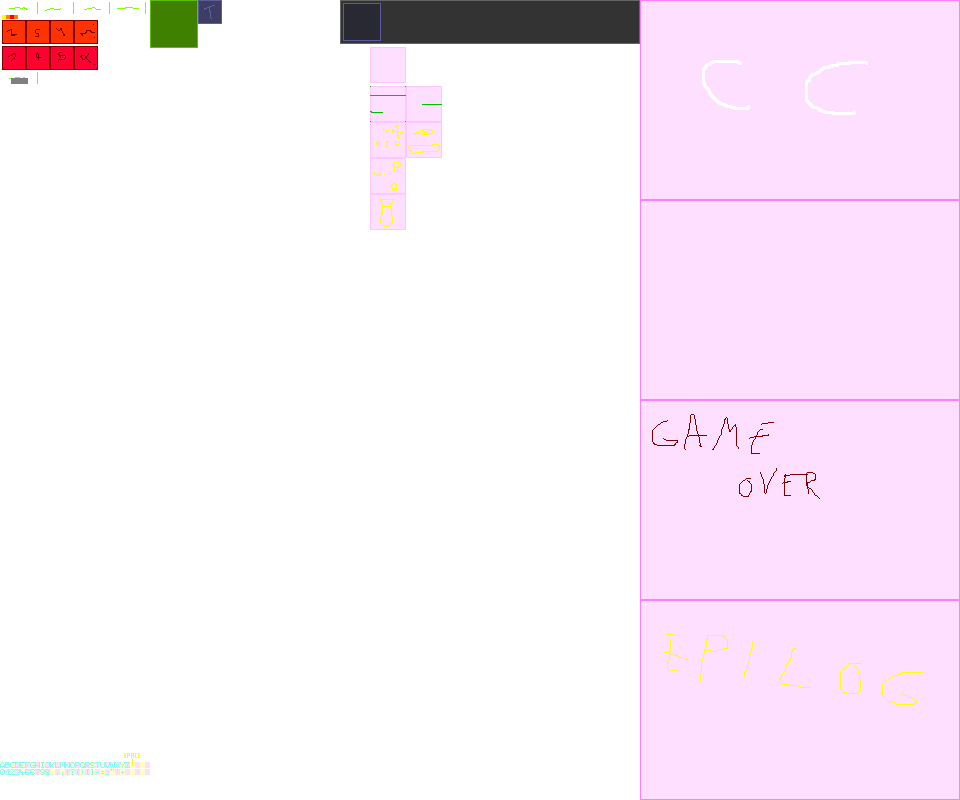
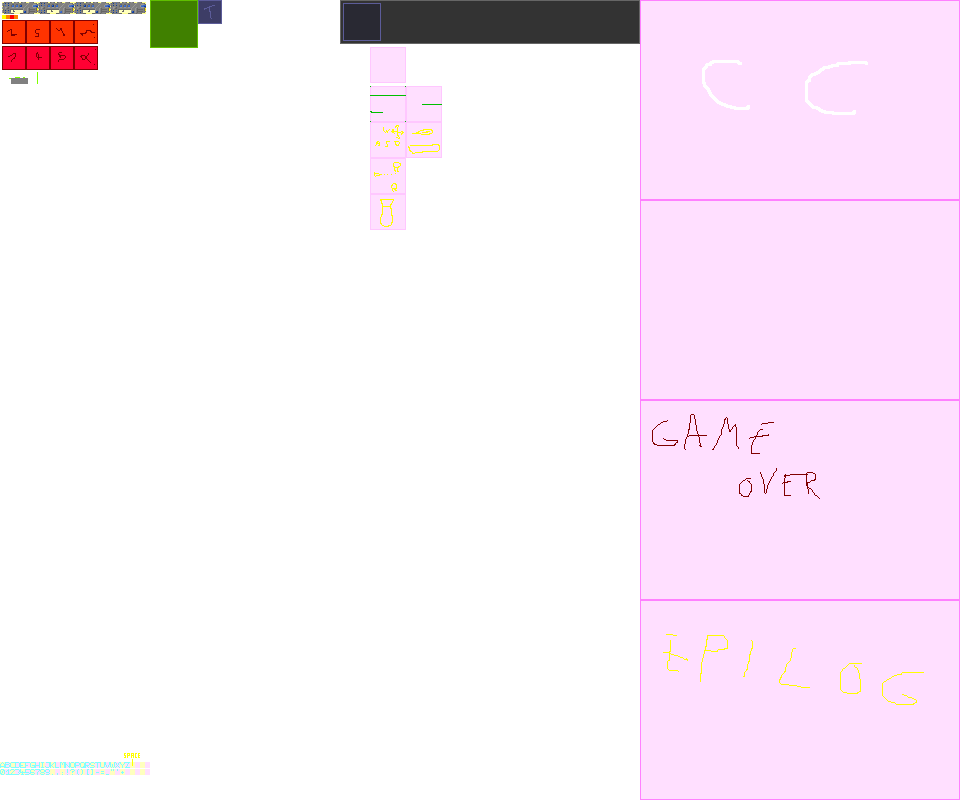
Layer changes from the first 960px x 800px image to the second:
painted on "sprites" over [2, 2, 146, 14]
painted on "helpers" over [2, 2, 146, 14]
